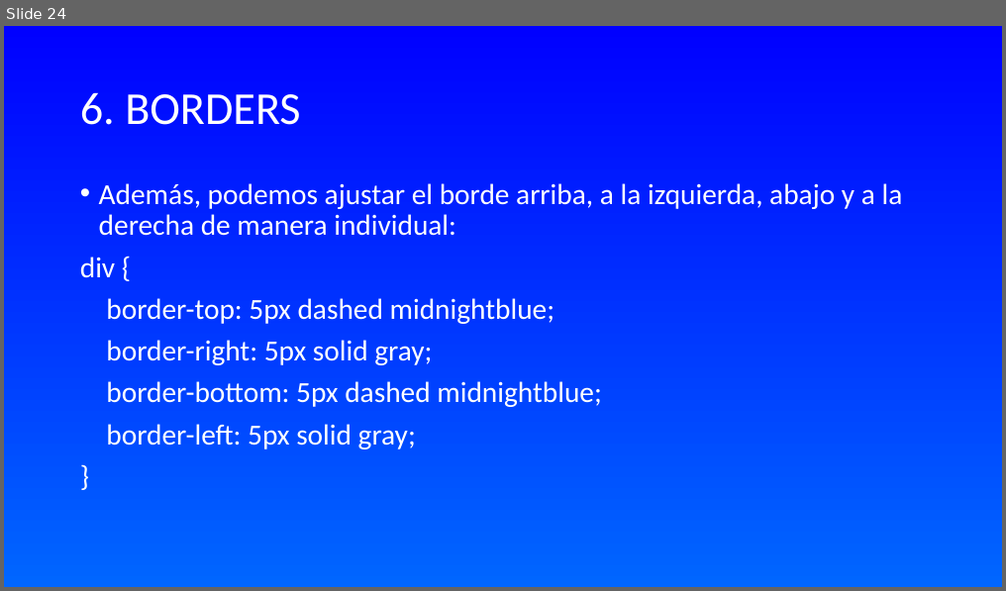
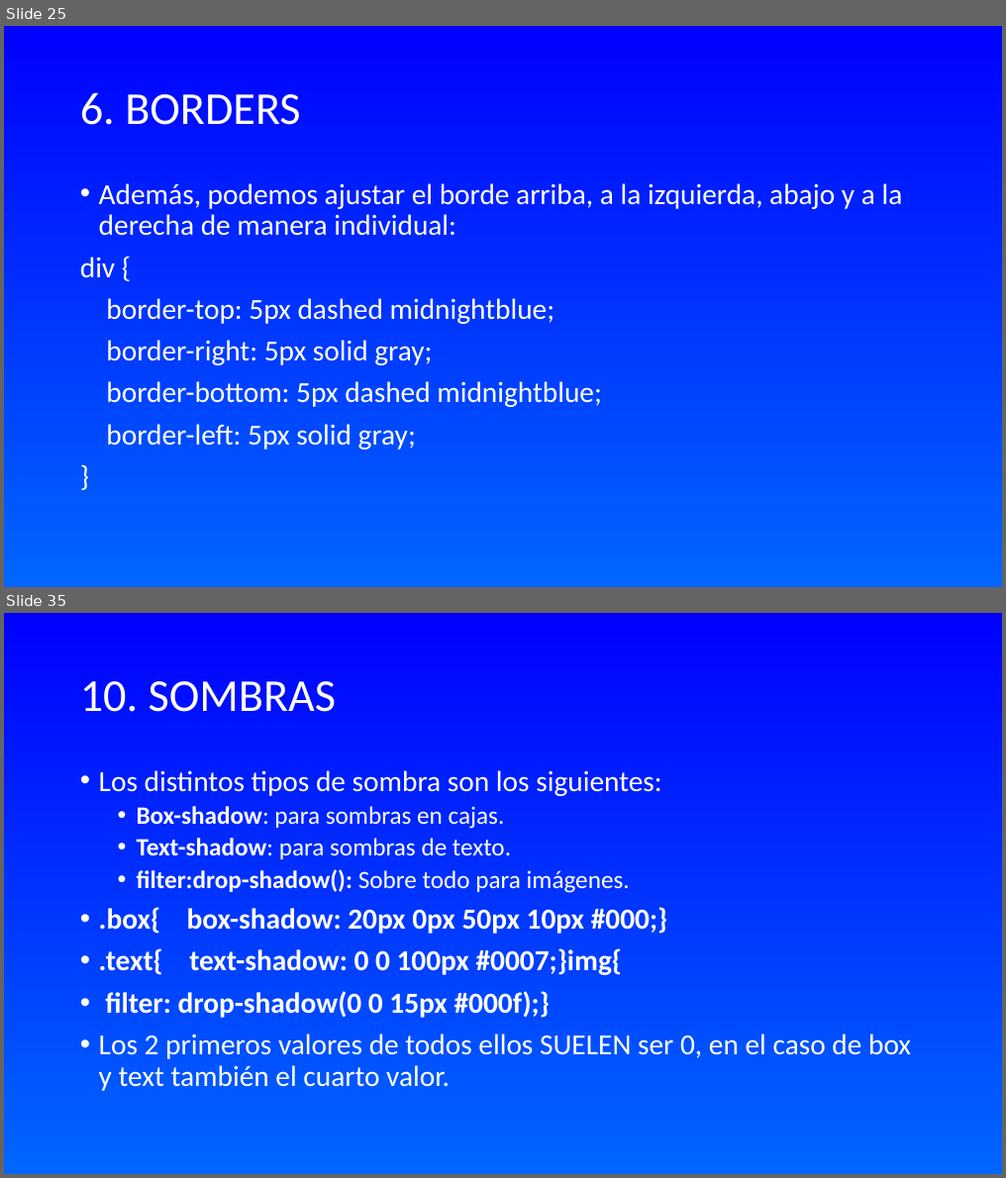
Before and after one commit to WalterDeRacagua/Curso-de-HTML-y-CSS, a slide deck: CSS/TEORÍA/INTRODUCCIÓN A CSS.odp. Shown one above the other, each under a label of ours: slide 24 before the commit, slides 25 and 35 after it; the slides between them are not shown. The pictures are 1006x591 and 1006x1178 pixels, drawn with LibreOffice and Linux fonts; fonts in the diff are those of the drawing. Boxes give left, top, right and bottom in pixels: in the first picture for what was removed or moved away, otherwise in the second. Text is boxed around its words. In the diff, an @@ line names an element or a change of style, - is before the commit and + after.

```diff
--- a/CSS/TEORÍA/INTRODUCCIÓN A CSS.odp
+++ b/CSS/TEORÍA/INTRODUCCIÓN A CSS.odp
@@ slide 35 added at box(4, 613, 1002, 1174), background gradient #0000FF to #0066FF @@
@@ title added at box(80, 681, 336, 712), 44 pt, text #FFFFFF @@
+10. SOMBRAS
@@ text added at box(99, 770, 911, 1091), 28 pt, text #FFFFFF @@
+• Los distintos tipos de sombra son los siguientes:
+  • Box-shadow: para sombras en cajas.
+  • Text-shadow: para sombras de texto.
+  • filter:drop-shadow(): Sobre todo para imágenes.
+• .box{ box-shadow: 20px 0px 50px 10px #000;}
+• .text{ text-shadow: 0 0 100px #0007;}img{
+• filter: drop-shadow(0 0 15px #000f);}
+• Los 2 primeros valores de todos ellos SUELEN ser 0, en el caso de box y text también el cuarto valor.
@@ what was slide 24 is now slide 25 @@
```
Also in this commit, not shown: 1 slide changed, 10 other slides added, 4 other files.
